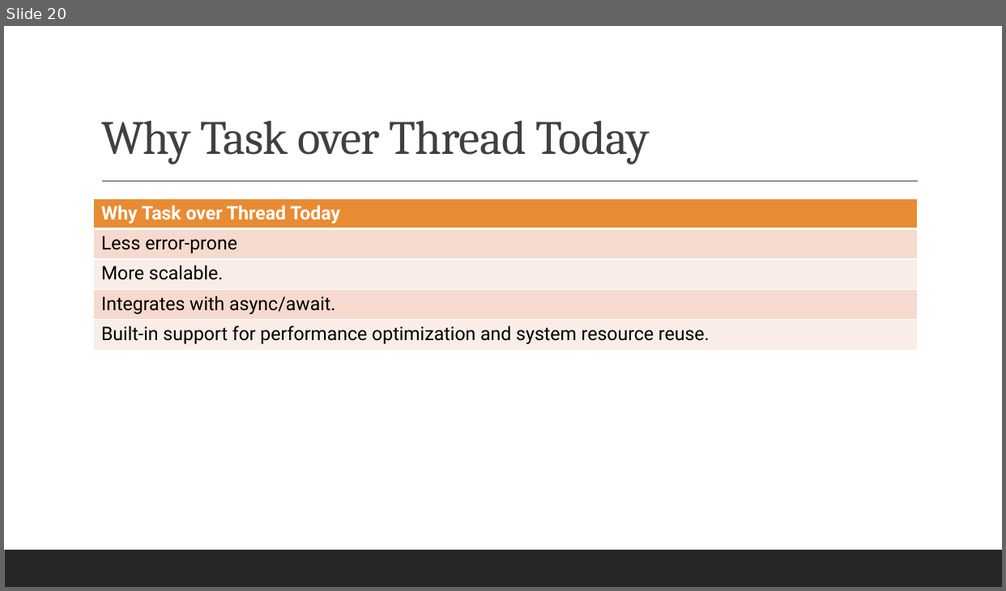
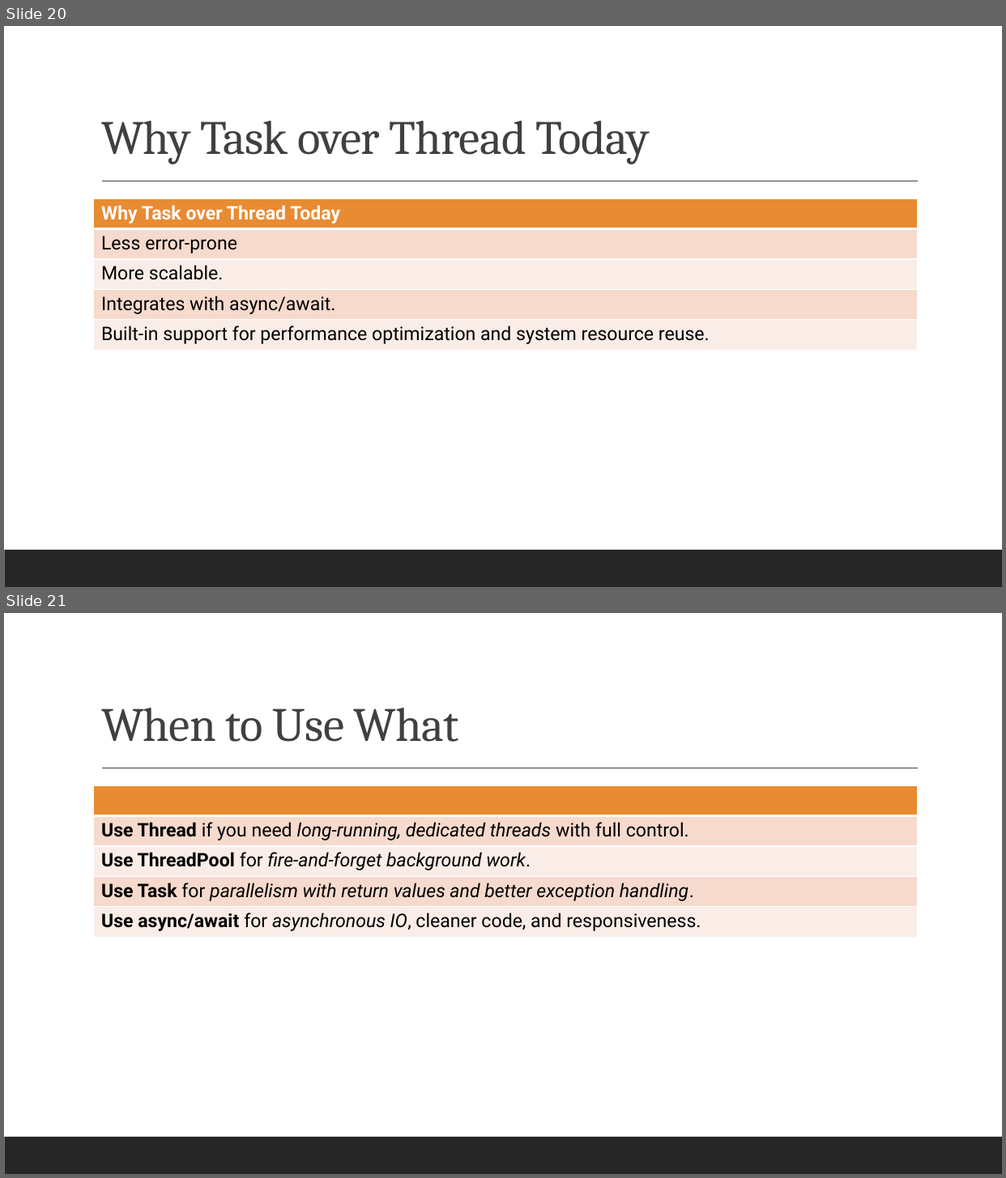
Before and after one commit to bhushanpoojary/MultiThreadingDotNet, a slide deck: PPT/Mastering Multithreading in DotNet.pptx. Shown one above the other, each under a label of ours: slide 20 before the commit, slides 20 and 21 after it. The pictures are 1006x591 and 1006x1178 pixels, drawn with LibreOffice and Linux fonts; fonts in the diff are those of the drawing. Boxes give left, top, right and bottom in pixels: in the first picture for what was removed or moved away, otherwise in the second. Text is boxed around its words. In the diff, an @@ line names an element or a change of style, - is before the commit and + after.

Commit message:
Updating Simple Async Await

```diff
--- a/PPT/Mastering Multithreading in DotNet.pptx
+++ b/PPT/Mastering Multithreading in DotNet.pptx
@@ slide 21 added at (4, 613, 1002, 1174), background #FFFFFF; not listed: 2 template elements that a slide beside it also shows @@
@@ title added at (101, 708, 459, 742), 46 pt, text #404040 @@
+When to Use What
@@ table added at (94, 786, 918, 938), 5 rows, 1 columns @@
+
+Use Thread if you need long-running, dedicated threads with full control.
+Use ThreadPool for fire-and-forget background work.
+Use Task for parallelism with return values and better exception handling.
+Use async/await for asynchronous IO, cleaner code, and responsiveness.
```
Also in this commit, not shown: 8 other files.
